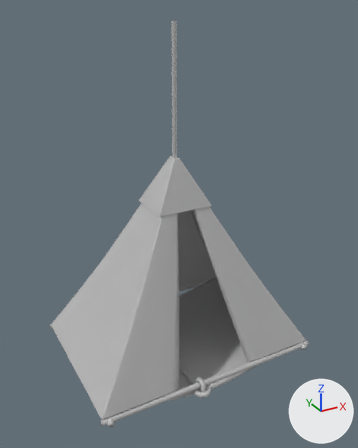
Before and after pictures for a commit that changed the FBX model Assets/Models/CreatureCamp/Models/Tent.fbx.
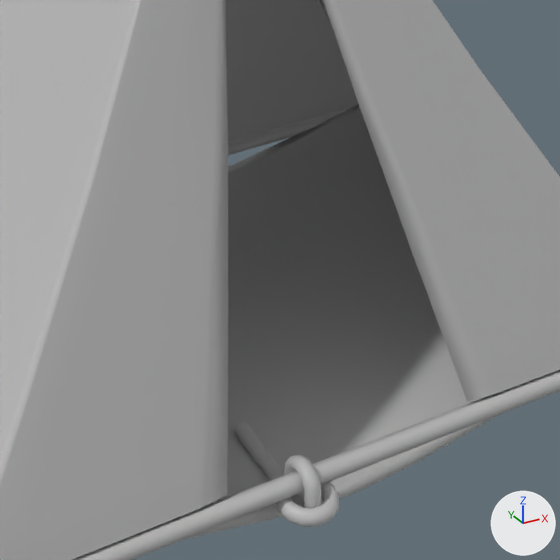
Each version appears first whole from a 50 mm camera at (-0.141, -0.261, 0.331) aimed at (-0.001, -0.007, 0.204), and next in a close-up on the part from 32% to 76% of the width and 55% to 91% of the height. Arrows for +X, +Y and +Z are at lower right; the lights stay in place. Where no turn or scale is listed for an object, it has been applied to the vertices. Vertices at the same position are counted once.

The scene before the commit, as lines of its bpy script (objects in view):
```python
me_mesh = bpy.data.meshes.new('Mesh')
me_mesh.from_pydata(...)  # 1366 vertices, 1436 faces; spans x -0.076..0.076, y -0.057..0.057, z -0.142..0.078
me_mesh.materials.append(mat_lambert1)  # grey #bcbcbc
me_mesh_001 = bpy.data.meshes.new('Mesh.001')
me_mesh_001.from_pydata(...)  # 476 vertices, 459 faces; spans x -0.076..0.076, y -0.053..0.053, z -0.064..0.064
me_mesh_001.materials.append(mat_lambert1)  # grey #bcbcbc
me_mesh_004 = bpy.data.meshes.new('Mesh.004')
me_mesh_004.from_pydata(...)  # 545 vertices, 536 faces; spans x -0.0058..0.0058, y -0.015..0.015, z -0.0061..0.0061
me_mesh_004.materials.append(mat_lambert1)  # grey #bcbcbc
ob_middletige1 = bpy.data.objects.new('MiddleTige1', me_mesh)
ob_middletige1.location = (0.0, 0.0, 0.2456)
ob_ropein = bpy.data.objects.new('RopeIn', me_mesh_004)
ob_ropein.location = (-0.0107, -0.0457, 0.1122)
ob_tent_toile_default = bpy.data.objects.new('tent_Toile_Default', me_mesh_001)
ob_tent_toile_default.location = (0.0, -0.0002, 0.1802)
```
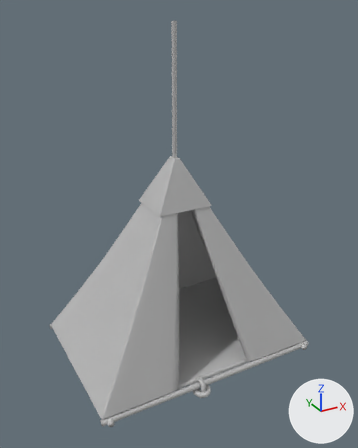
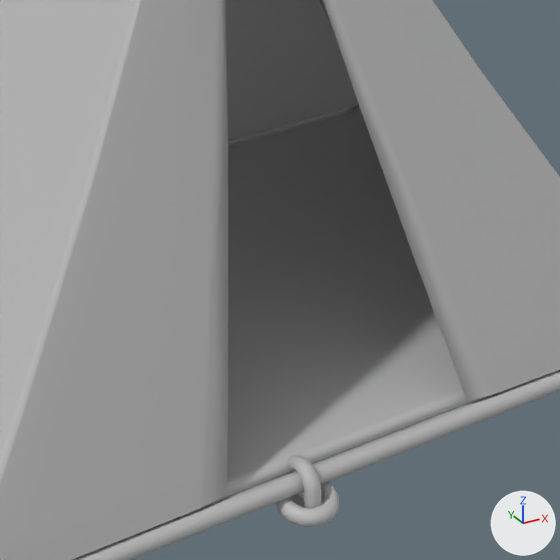
Pixel boxes (x1, y1, x2, y2) of what changed, in the close-ups (560 x 560 px):
part 1 of me_mesh, cut back
    before: (197, 123, 489, 536)
    after: (216, 119, 479, 501)

Patch to the scene script:
```diff
--- a/Assets/Models/CreatureCamp/Models/Tent.fbx.py
+++ b/Assets/Models/CreatureCamp/Models/Tent.fbx.py
@@ me_mesh @@
 # used by ob_middletige1; location = (0.0, 0.0, 0.2456)
-me_mesh.from_pydata(...)  # 1366 vertices, 1436 faces; spans x -0.076..0.076, y -0.057..0.057, z -0.142..0.078
+me_mesh.from_pydata(...)  # 1282 vertices, 1352 faces; spans x -0.076..0.076, y -0.057..0.057, z -0.136..0.078
+# me_mesh part 1
+# 84 vertices are removed from x -0.049..0.049, y -0.052..0.052, z -0.142..-0.132
+# 96 faces are deleted
+# 12 new faces join them
 me_mesh.materials.append(mat_lambert1)
```
